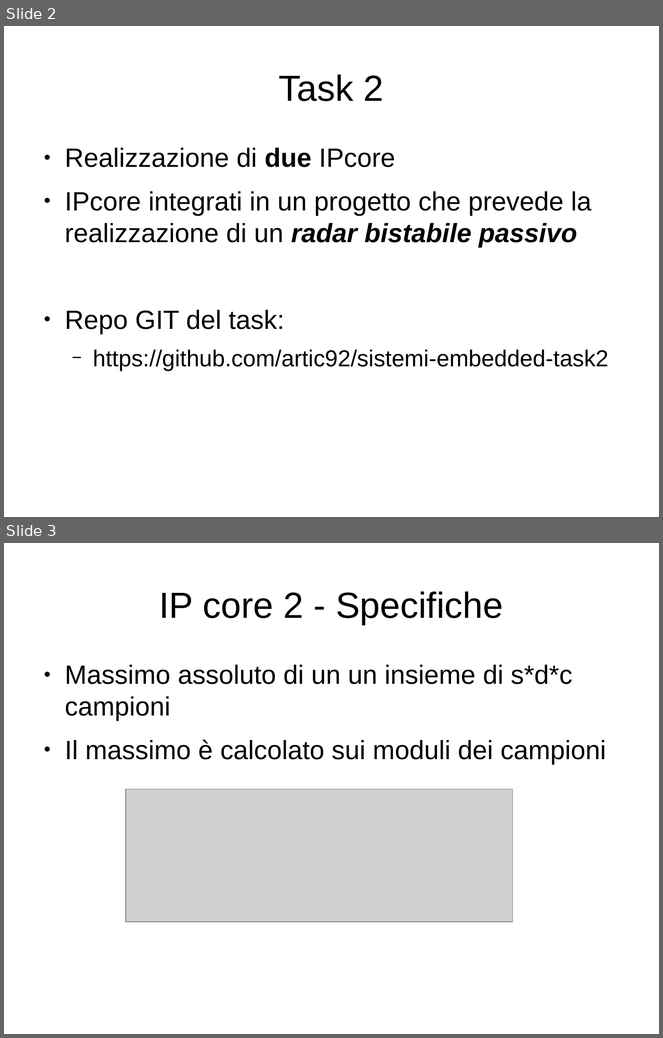
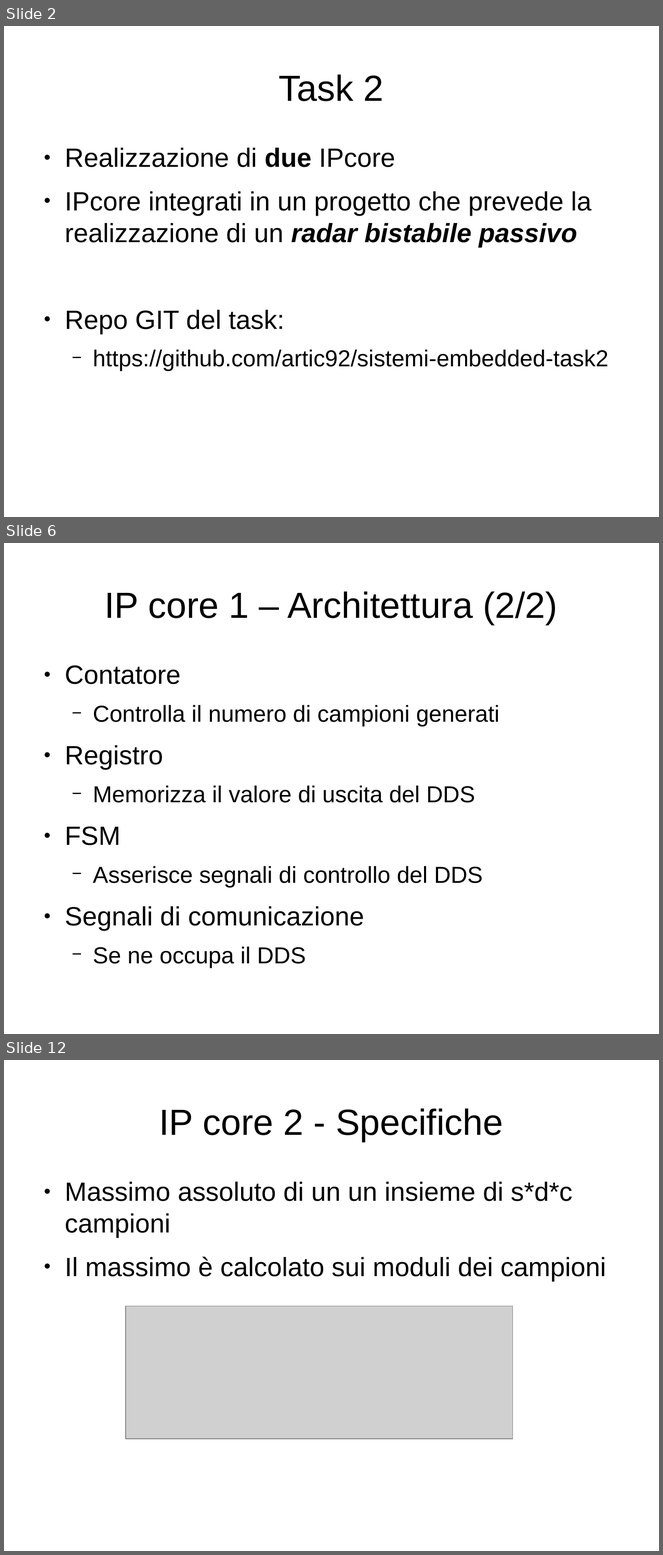
Before and after one commit to artic92/sistemi-embedded-task2, a slide deck: doc/presentazione.odp. Shown one above the other, each under a label of ours: slides 2 and 3 before the commit, slides 2, 6 and 12 after it; the slides between them are not shown. The pictures are 663x1038 and 663x1555 pixels, drawn with LibreOffice and Linux fonts; fonts in the diff are those of the drawing; grey boxes stand for pictures. Boxes give left, top, right and bottom in pixels: in the first picture for what was removed or moved away, otherwise in the second. Text is boxed around its words. In the diff, an @@ line names an element or a change of style, - is before the commit and + after.

Commit message:
Aggiunta doc esterna dell'ip_core1 con relative slide

```diff
--- a/doc/presentazione.odp
+++ b/doc/presentazione.odp
@@ slide 6 added at [4, 543, 659, 1034], background #FFFFFF @@
@@ title added at [104, 591, 558, 625], 44 pt, text #000000 @@
+IP core 1 – Architettura (2/2)
@@ text added at [65, 665, 500, 968], 28 pt, text #000000 @@
+● Contatore
+  − Controlla il numero di campioni generati
+● Registro
+  − Memorizza il valore di uscita del DDS
+● FSM
+  − Asserisce segnali di controllo del DDS
+● Segnali di comunicazione
+  − Se ne occupa il DDS
@@ what was slide 3 is now slide 12 @@
```
Also in this commit, not shown: 1 slide changed, 8 other slides added, 4 other files.
